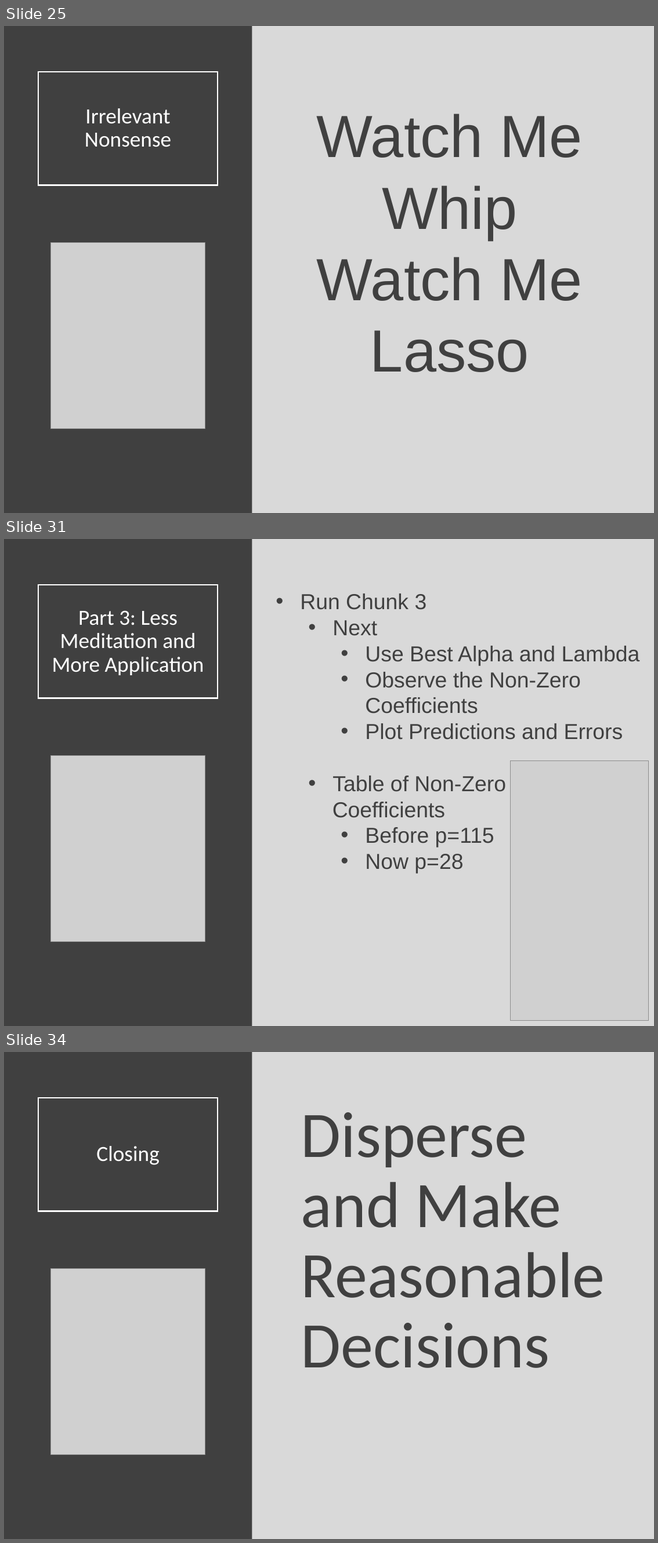
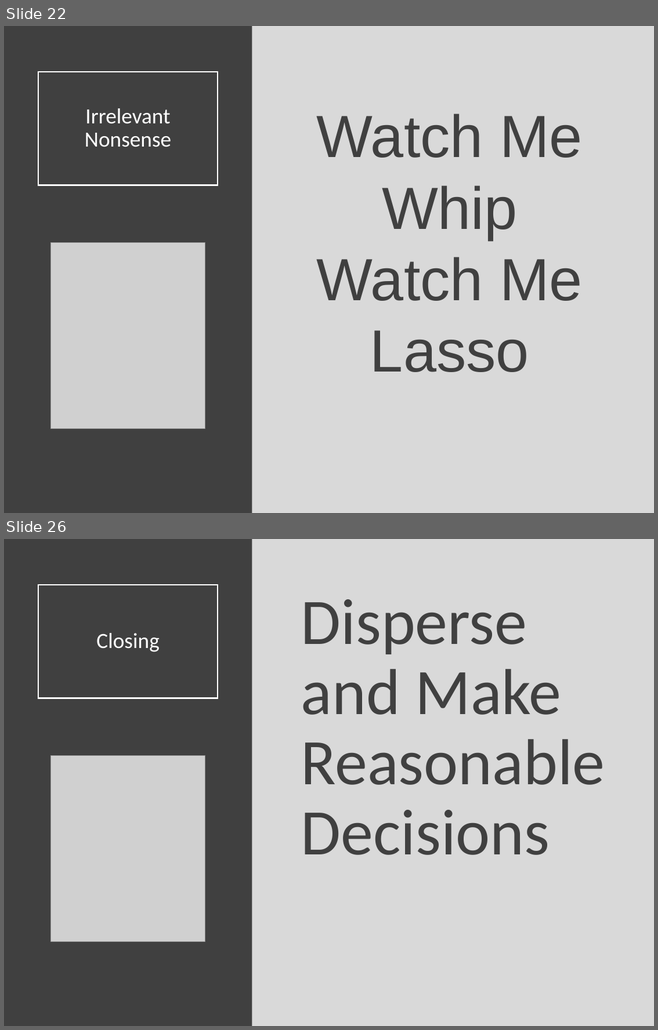
Before and after one commit to Yixf-Self/STOR320_WEBSITE, a slide deck: Lecture/Lecture 30/Lecture 30.pptx. Shown one above the other, each under a label of ours: slides 25, 31 and 34 before the commit, slides 22 and 26 after it; the slides between them are not shown. The pictures are 658x1543 and 658x1030 pixels, drawn with LibreOffice and Linux fonts; fonts in the diff are those of the drawing; grey boxes stand for pictures. Boxes give left, top, right and bottom in pixels: in the first picture for what was removed or moved away, otherwise in the second. Text is boxed around its words. In the diff, an @@ line names an element or a change of style, - is before the commit and + after.

```diff
--- a/Lecture/Lecture 30/Lecture 30.pptx
+++ b/Lecture/Lecture 30/Lecture 30.pptx
@@ slide 31 removed at (x1=4, y1=539, x2=654, y2=1026), background #D9D9D9 @@
@@ rectangle removed at (x1=4, y1=539, x2=252, y2=1026) @@
@@ title removed at (x1=38, y1=584, x2=217, y2=698) @@
-Part 3: Less Meditation and More Application
@@ text removed at (x1=300, y1=594, x2=640, y2=874) @@
-• Run Chunk 3
-  • Next
-    • Use Best Alpha and Lambda
-    • Observe the Non-Zero Coefficients
-    • Plot Predictions and Errors
-  • Table of Non-Zero
-  Coefficients
-    • Before p=115
-    • Now p=28
@@ picture removed at (x1=51, y1=755, x2=205, y2=942) @@
@@ picture removed at (x1=510, y1=761, x2=648, y2=1020) @@
@@ what was slide 25 is now slide 22 @@
@@ what was slide 34 is now slide 26 @@
```
Also in this commit, not shown: 2 slides changed, 7 other slides removed, 7 other files.
